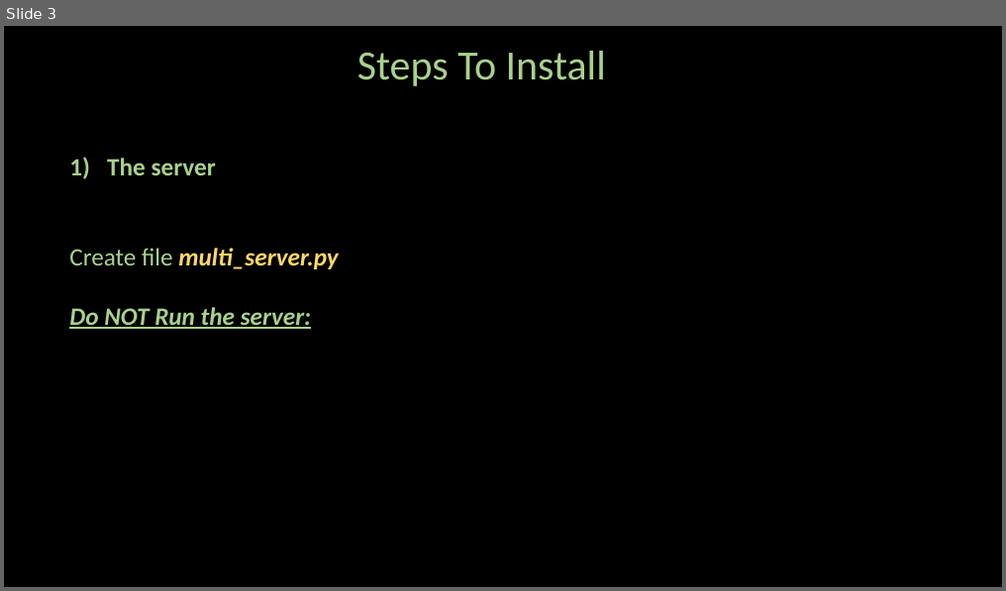
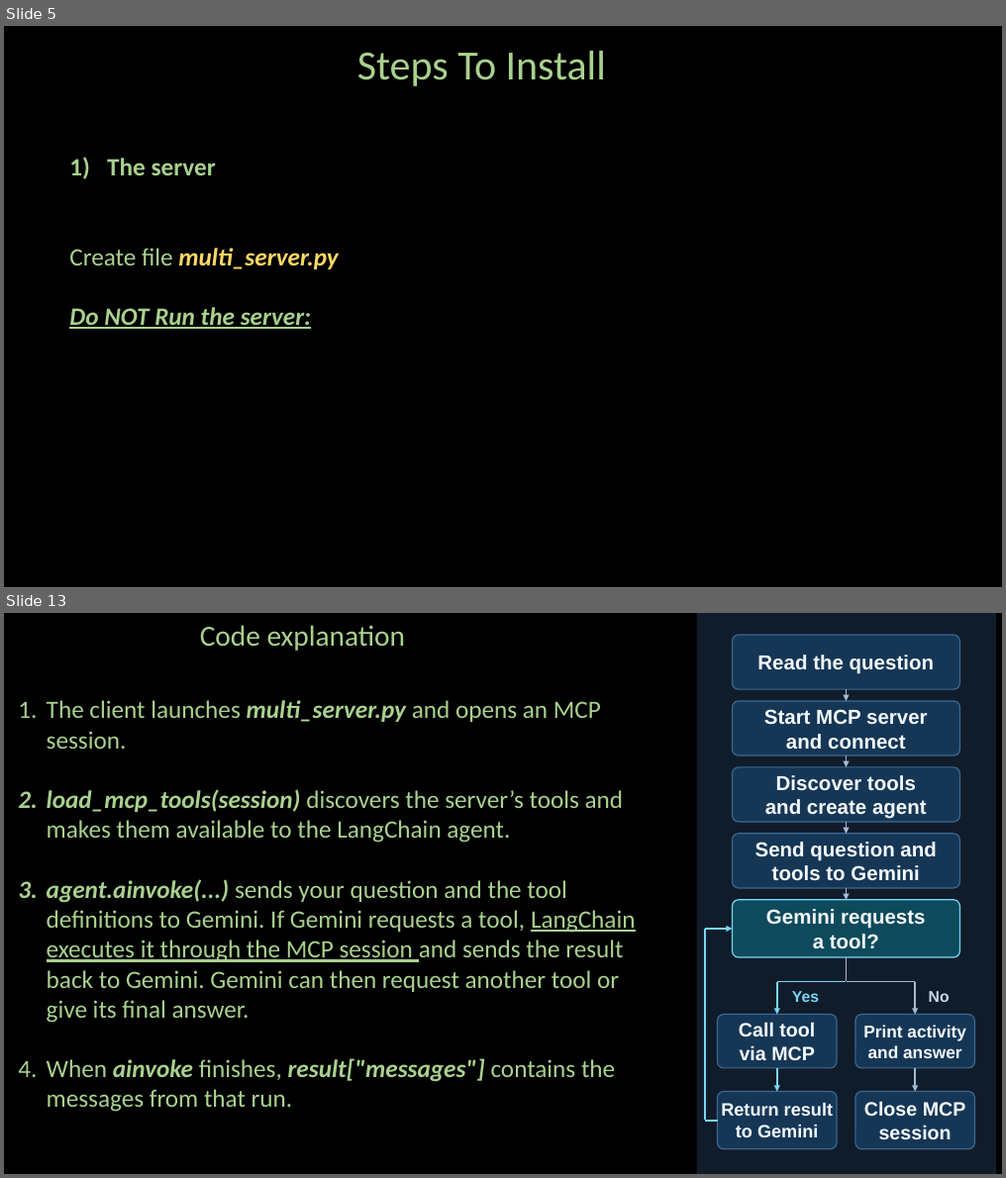
Before and after one commit to ash322ash422/github_loxford_pvt, a slide deck: AgenticAI/7_Advance/MCP/1_getting_started/mcp_weather_calculator/NOTES.pptx. Shown one above the other, each under a label of ours: slide 3 before the commit, slides 5 and 13 after it; the slides between them are not shown. The pictures are 1006x591 and 1006x1178 pixels, drawn with LibreOffice and Linux fonts; fonts in the diff are those of the drawing; background and template pictures are left out. Boxes give left, top, right and bottom in pixels: in the first picture for what was removed or moved away, otherwise in the second. Text is boxed around its words. In the diff, an @@ line names an element or a change of style, - is before the commit and + after.

```diff
--- a/AgenticAI/7_Advance/MCP/1_getting_started/mcp_weather_calculator/NOTES.pptx
+++ b/AgenticAI/7_Advance/MCP/1_getting_started/mcp_weather_calculator/NOTES.pptx
@@ slide 13 added at (4,613,1002,1174), background #000000 @@
@@ text added at (200,625,406,651), 28 pt, text #A9D18E @@
+Code explanation
@@ rectangle added at (697,613,997,1174), fill #111C2B @@
@@ rounded rectangle added at (733,635,960,689), fill #153655, outline #3B6992 1.13 pt, 19.5 pt, text #F4F9FF, bold @@
+Read the question
@@ text added at (47,700,635,1112), 24 pt, text #A9D18E @@
+1. The client launches multi_server.py and opens an MCP session.
+2. load_mcp_tools(session) discovers the server’s tools and makes them available to the LangChain agent.
+3. agent.ainvoke(...) sends your question and the tool definitions to Gemini. If Gemini requests a tool, LangChain executes it through the MCP session and sends the result back to Gemini. Gemini can then request another tool or give its final answer.
+4. When ainvoke finishes, result["messages"] contains the messages from that run.
@@ rounded rectangle added at (733,701,960,756), fill #153655, outline #3B6992 1.13 pt, 19.5 pt, text #F4F9FF, bold @@
+Start MCP server
+and connect
@@ arrow added from (846, 689) to (846, 701), #A4BCD3 1.73 pt @@
@@ arrow added from (846, 756) to (846, 767), #A4BCD3 1.73 pt @@
@@ rounded rectangle added at (733,767,960,822), fill #153655, outline #3B6992 1.13 pt, 19.5 pt, text #F4F9FF, bold @@
+Discover tools
+and create agent
@@ rounded rectangle added at (733,834,960,888), fill #153655, outline #3B6992 1.13 pt, 19.5 pt, text #F4F9FF, bold @@
+Send question and
+tools to Gemini
@@ arrow added from (846, 822) to (846, 834), #A4BCD3 1.73 pt @@
@@ rounded rectangle added at (733,900,960,958), fill #0E4A5B, outline #79D7F4 1.13 pt, 19.5 pt, text #F4F9FF, bold @@
+Gemini requests
+a tool?
@@ arrow added from (846, 888) to (846, 900), #A4BCD3 1.73 pt @@
@@ line added from (705, 1121) to (705, 929), #79D7F4 1.73 pt @@
@@ arrow added from (706, 929) to (733, 929), #79D7F4 1.73 pt @@
@@ line added from (846, 958) to (846, 981), #A4BCD3 1.73 pt @@
@@ line added from (846, 982) to (777, 982), #79D7F4 1.73 pt @@
@@ arrow added from (777, 982) to (777, 1014), #79D7F4 1.73 pt @@
@@ text added at (792,991,819,1002), 15 pt, text #79D7F4, bold @@
+Yes
@@ line added from (846, 982) to (915, 982), #A4BCD3 1.73 pt @@
@@ arrow added from (915, 982) to (915, 1014), #A4BCD3 1.73 pt @@
@@ text added at (929,991,949,1002), 15 pt, text #CBD8E6, bold @@
+No
@@ rounded rectangle added at (718,1014,837,1068), fill #153655, outline #3B6992 1.13 pt, 18.8 pt, text #F4F9FF, bold @@
+Call tool
+via MCP
@@ rounded rectangle added at (856,1014,975,1068), fill #153655, outline #3B6992 1.13 pt, 16.5 pt, text #F4F9FF, bold @@
+Print activity
+and answer
@@ arrow added from (777, 1068) to (777, 1092), #79D7F4 1.73 pt @@
@@ arrow added from (915, 1068) to (915, 1092), #A4BCD3 1.73 pt @@
@@ rounded rectangle added at (718,1092,837,1150), fill #153655, outline #3B6992 1.13 pt, 17.2 pt, text #F4F9FF, bold @@
+Return result
+to Gemini
@@ rounded rectangle added at (856,1092,975,1150), fill #153655, outline #3B6992 1.13 pt, 18.8 pt, text #F4F9FF, bold @@
+Close MCP
+session
@@ line added from (718, 1121) to (706, 1121), #79D7F4 1.73 pt @@
@@ what was slide 3 is now slide 5 @@
```
Also in this commit, not shown: 3 slides changed, 9 other slides added, 1 slide removed, 18 other files.
